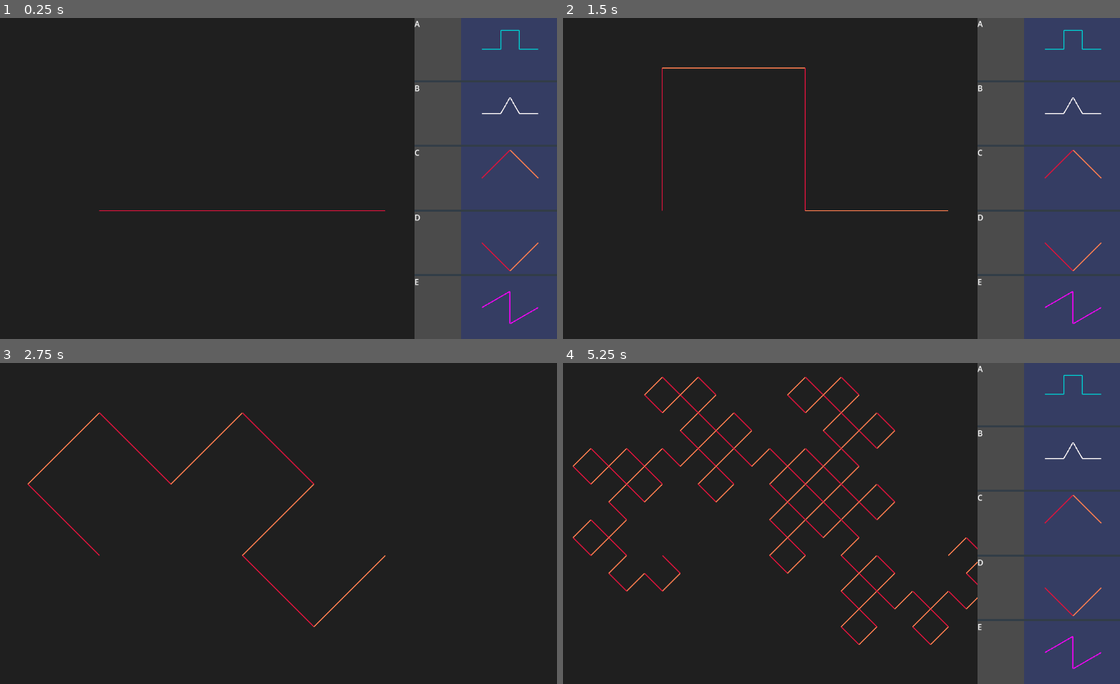
Above: before the commit, frames 1-4 (two rows, left to right).
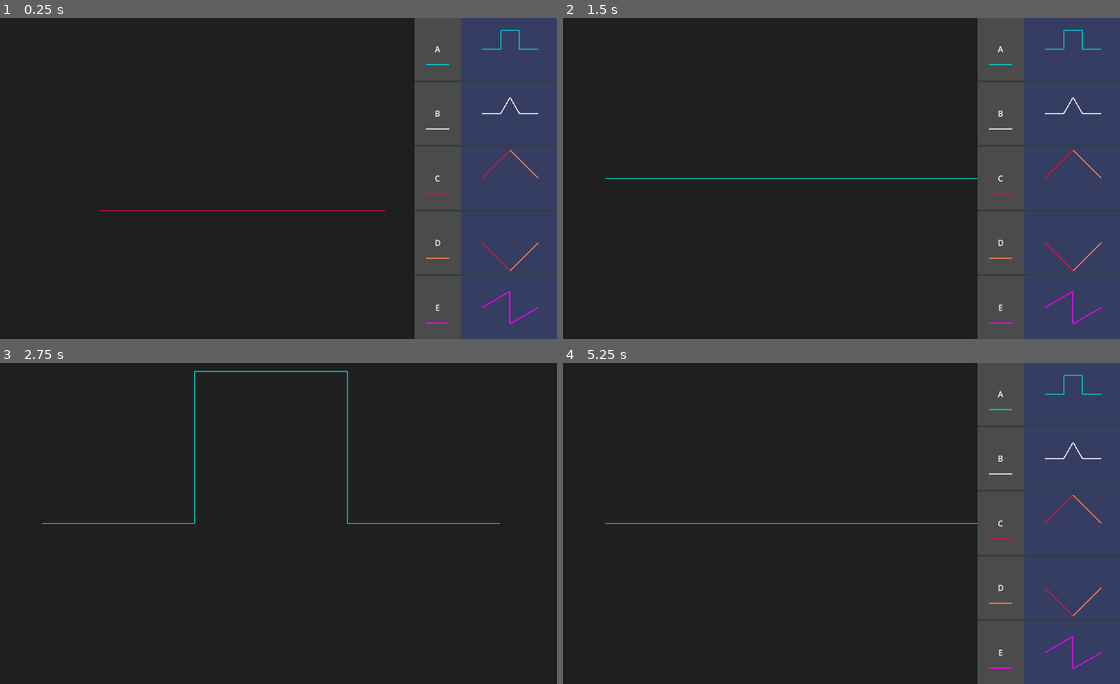
Above: after the commit, the same moments.

Repository: shiki-saiki/godot-polyline
Game: Godot game, scene res://main.tscn
Same seed, same stepped clock (60 frames per second), same inputs: the game is played once before the commit and once after it.
Inputs (mouse positions are in pixels of both pictures, inside the frame that each line leads up to):
- Up to frame 1 (0.25 s): no input
- Up to frame 2 (1.5 s): tap Enter at 0.5 s; move the mouse to (1047, 178) at 0.52 s; hold D 0.53-1.28 s; tap G at 0.6, 1.35 s; click (1047, 178) at 0.67 s; tap Space at 1.25 s; move the mouse to (1047, 50) at 1.27 s; click (1047, 50) at 1.42 s
- Up to frame 3 (2.75 s): tap Enter at 2 s; move the mouse to (440, 395) at 2.02 s; hold D from 2.03 s (still down); tap Q at 2.1 s; click (440, 395) at 2.17 s; tap G at 2.3 s
- Up to frame 4 (5.25 s): tap Space at 2.75, 4.25 s; move the mouse to (808, 587) at 2.77 s; tap G at 2.85, 3.6, 4.55, 5.1 s; click (808, 587) at 2.92 s; tap Enter at 3.5 s; move the mouse to (1003, 571) at 3.52 s; release D at 3.53 s; move the mouse to (663, 475) at 4.27 s; tap Q at 4.35 s; move the mouse to (1075, 395) at 5.02 s; click (1075, 395) at 5.17 s

The runs differ from the first frame. In frame 1, 0.2% of the frame differs, in the area x 74-81%, y 0-96%; in frame 2, 0.8%; in frame 3, 1.2%; in frame 4, 2.9%, in the area x 1-81%, y 0-96%.

Commit message:
Update README.md

Diff:
--- a/canvas.gd
+++ b/canvas.gd
@@ -29,17 +29,20 @@
 
 
 func _on_resized():
+	print("resized!!")
 	queue_redraw()
 
 
 func _input(event: InputEvent):
 	if event is InputEventKey:
-		if event.keycode == KEY_G and event.pressed:
+		if event.keycode == KEY_D and event.pressed:
+			if 5000 < get_segment_num():
+				return
 			var t0: int = Time.get_ticks_msec()
 			grow()
 			var t1: int = Time.get_ticks_msec()
 			print("grow: %s ms" % (t1 - t0))
-			print("segment count: ", list_polyline.reduce(func(accum: int, pl: Polyline): return accum + pl.get_point_num(), 0))
+			print("segment count: ", get_segment_num())
 	elif event is InputEventMouseButton:
 		match event.button_index:
 			MOUSE_BUTTON_LEFT:
@@ -54,6 +57,13 @@
 	elif event is InputEventMouseMotion:
 		if Input.is_mouse_button_pressed(MOUSE_BUTTON_LEFT):
 			position += event.relative
+
+
+func get_segment_num() -> int:
+	return list_polyline.reduce(
+		func(accum: int, pl: Polyline): return accum + pl.get_segment_num(),
+		0,
+	)
 
 
 func insert_segment(idx: int, segment_id: int, start: Vector2, end: Vector2):
--- a/main.gd
+++ b/main.gd
@@ -35,4 +35,6 @@
 
 
 func _on_segment_info_division_map_selected(division_map: DivisionMap):
-	pass
+	canvas.clear()
+	canvas.insert_segment(0, segment_db.get_id(division_map.segment.type), Vector2(canvas.size.x * 0.1, canvas.size.y * 0.5),  Vector2(canvas.size.x * 0.9, canvas.size.y * 0.5))
+	canvas.queue_redraw()
--- a/polyline.gd
+++ b/polyline.gd
@@ -25,6 +25,10 @@
 
 func get_point_num() -> int:
 	return data.size()
+
+
+func get_segment_num() -> int:
+	return data.size() - 1
 
 
 func append_point(segment_id: int, point: Vector2) -> void:
--- a/segment_info.tscn
+++ b/segment_info.tscn
@@ -45,6 +45,8 @@
 size_flags_vertical = 1
 mouse_filter = 0
 theme_override_styles/normal = SubResource("StyleBoxFlat_7xxyh")
+horizontal_alignment = 1
+vertical_alignment = 1
 script = ExtResource("2_d45ft")
 
 [node name="DivisionMap" type="Control" parent="HBoxContainer"]
--- a/segment_info_label.gd
+++ b/segment_info_label.gd
@@ -17,3 +17,6 @@
 			MOUSE_BUTTON_LEFT:
 				if event.pressed:
 					selected.emit(self)
+
+func _draw() -> void:
+	draw_line(size * Vector2(0.25, 0.75), size * Vector2(0.75, 0.75), segment.color, 2.0)
Binary file added: division.gif
Not shown, added: README.md
